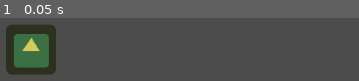
Above: before the commit, frame 1.
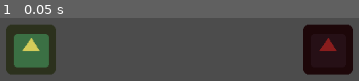
Above: after the commit, the same moment.

Repository: Jugendhackt/SWTU
Game: Godot game, scene res://scenes/Cigarette/CigaretteLevel.tscn
Same seed, same stepped clock (60 frames per second), same inputs: the game is played once before the commit and once after it. After the commit the project has no main scene; this scene is started directly in both runs. The engine's default icon, where the game draws it, is replaced by a stand-in: a white triangle on a blue panel in a dark square.
Inputs:
- Up to frame 1 (0.05 s): no input

The runs differ from the first frame. In frame 1, 11% of the frame differs, in the area x 84-99%, y 11-91%.
Error before the commit: Attempt to call function 'instance' in base 'null instance' on a null instance. (res://scripts/CigaretteLevel.gd:13)

Commit message:
Completed Level scene

Diff:
--- a/SWTU/project.godot
+++ b/SWTU/project.godot
@@ -16,7 +16,6 @@
 [application]
 
 config/name="New Game Project"
-run/main_scene="res://scenes/Cigarette/CigaretteLevel.tscn"
 config/icon="res://icon.png"
 
 [autoload]
--- a/SWTU/scenes/Cigarette/CigaretteLevel.tscn
+++ b/SWTU/scenes/Cigarette/CigaretteLevel.tscn
@@ -1,26 +1,27 @@
-[gd_scene load_steps=3 format=2]
+[gd_scene load_steps=4 format=2]
 
-[ext_resource path="res://scripts/CigaretteLevel.gd" type="Script" id=1]
-[ext_resource path="res://icon.png" type="Texture" id=2]
+[ext_resource path="res://scenes/Level.tscn" type="PackedScene" id=1]
+[ext_resource path="res://scripts/CigaretteLevel.gd" type="Script" id=2]
+[ext_resource path="res://icon.png" type="Texture" id=3]
 
-[node name="CigaretteLevel" type="Node2D"]
-script = ExtResource( 1 )
+[node name="CigaretteLevel" index="0" instance=ExtResource( 1 )]
+script = ExtResource( 2 )
 
-[node name="Player" type="Sprite" parent="."]
+[node name="Player" type="Sprite" parent="." index="1"]
 modulate = Color( 0.831373, 0.803922, 0.356863, 1 )
 position = Vector2( 483.856, 320 )
-texture = ExtResource( 2 )
+texture = ExtResource( 3 )
 
-[node name="SpawnUp" type="Node2D" parent="."]
+[node name="SpawnUp" type="Node2D" parent="." index="2"]
 position = Vector2( 480, 64 )
 
-[node name="SpawnDown" type="Node2D" parent="."]
+[node name="SpawnDown" type="Node2D" parent="." index="3"]
 position = Vector2( 480, 512 )
 
-[node name="SpawnRight" type="Node2D" parent="."]
+[node name="SpawnRight" type="Node2D" parent="." index="4"]
 position = Vector2( 864, 320 )
 
-[node name="SpawnLeft" type="Node2D" parent="."]
+[node name="SpawnLeft" type="Node2D" parent="." index="5"]
 position = Vector2( 160, 320 )
 
-[node name="AnimationPlayer" type="AnimationPlayer" parent="."]
+[node name="AnimationPlayer" type="AnimationPlayer" parent="." index="6"]
--- a/SWTU/scenes/Globals.tscn
+++ b/SWTU/scenes/Globals.tscn
@@ -1,3 +1,6 @@
-[gd_scene format=2]
+[gd_scene load_steps=2 format=2]
+
+[ext_resource path="res://scenes/Globals.gd" type="Script" id=1]
 
 [node name="Globals" type="Node"]
+script = ExtResource( 1 )
--- a/SWTU/scripts/CigaretteLevel.gd
+++ b/SWTU/scripts/CigaretteLevel.gd
@@ -1,8 +1,6 @@
-extends Node2D
+extends "res://scripts/Level.gd"
 
-onready var timer = $LevelTimer
-
-onready var badboy = load("res://scenes/BadBoy.tscn")
+onready var badboy = load("res://scenes/Cigarette/BadBoy.tscn")
 const dirs = ["Up", "Left", "Down", "Right"]
 
 func _ready():
@@ -15,6 +13,3 @@
 
 func start_level(time):
 	timer.start(time)
-
-func _on_LevelTimer_timeout():
-	print("YOU LOST!")
--- a/SWTU/scripts/Level.gd
+++ b/SWTU/scripts/Level.gd
@@ -4,9 +4,10 @@
 
 func _on_LevelTimer_timeout():
 	print("Level Timeout")
+	loose()
 
 func _ready():
 	timer.start(2)
 
-func test():
+func loose():
 	pass
